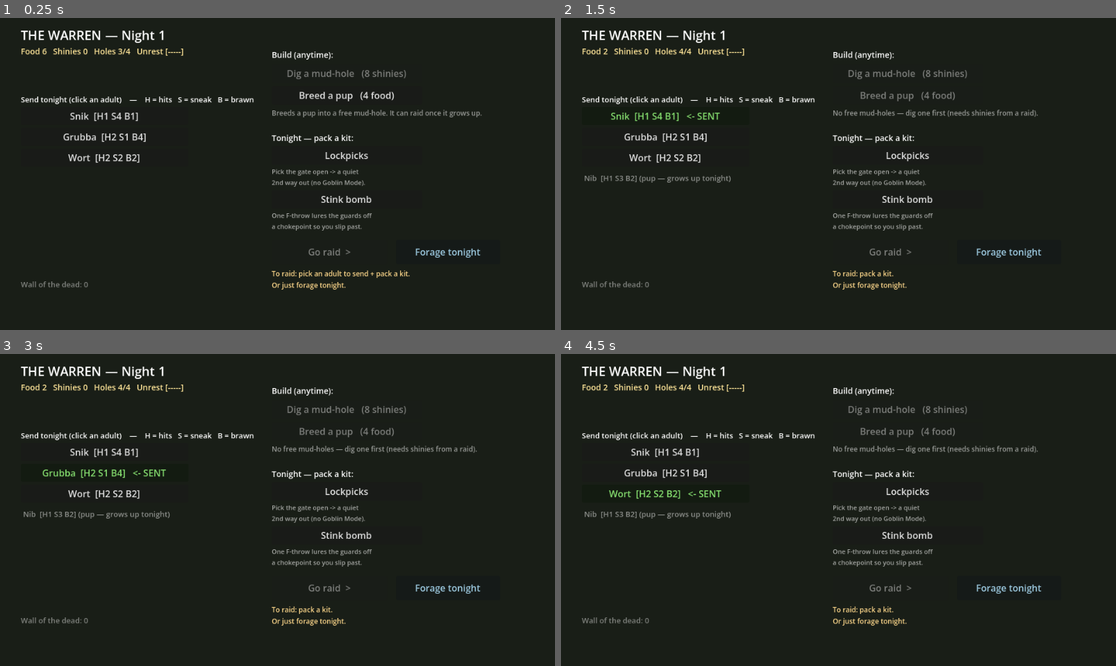
Above: before the commit, frames 1-4 (two rows, left to right).
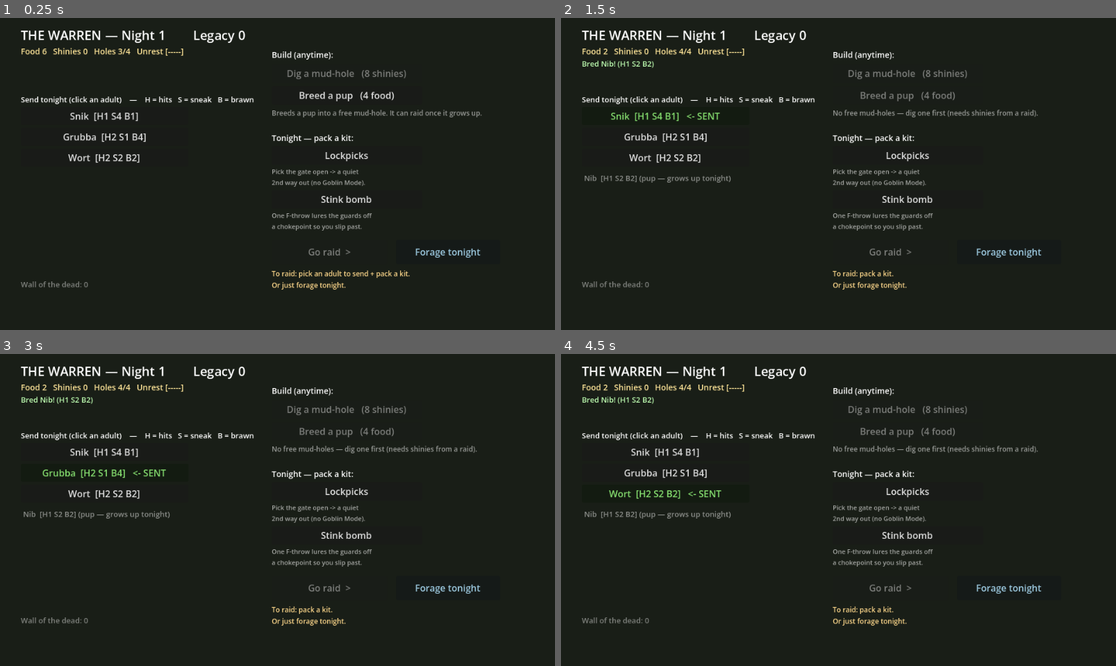
Above: after the commit, the same moments.

Repository: steverowley/goblin-mode
Game: Godot game, scene res://scenes/main.tscn
Two runs of this game, one before a commit and one after it. Both use one fixed random seed, a clock stepped at 60 frames per second and the inputs below.
Inputs:
- Up to frame 1 (0.25 s): no input
- Up to frame 2 (1.5 s): click "Breed a pup (4 food)" at 0.5 s; click "Snik [H1 S4 B1]" at 1.25 s
- Up to frame 3 (3 s): click "Snik [H1 S4 B1] <- SENT" at 2 s; click "Grubba [H2 S1 B4]" at 2.75 s
- Up to frame 4 (4.5 s): click "Grubba [H2 S1 B4] <- SENT" at 3.5 s; click "Wort [H2 S2 B2]" at 4.25 s

The runs differ from the first frame. In frame 1, 0.2% of the frame differs, in the area x 34-45%, y 4-9%; in frame 2, 0.3%, in the area x 3-45%, y 4-53%; in frame 3, 0.3%; in frame 4, 0.3%.

Commit message:
feat: barebones complete vertical slice — genetics, meta, collapse, save (#22)
* feat(warren): breeding genetics — pups inherit a blend + rare mutation

Bite 2b. Breeding is no longer random:
- A pup inherits a BLEND of your two STRONGEST adults' stats (averaged + small
  jitter, clamped) — so a strong bloodline propagates.
- A rare MUTATION (14%) throws one stat to a wild value; mutant pups are flagged
  and marked in the Den.
- A conceive chance (80%) — the pair don't always take (the attempt still costs
  food), so breeding is a gamble.

Verified headless: over 400 breeds, conceive fails + mutations occur at expected
rates, and non-mutant pups never inherit below the strong blend.

Refs #11

* feat(warren): meta-progression — a bloodline Legacy that scales recruits

Bite 2c. A persistent Legacy renown (legacy += 1 per successful raid), shown in
the Den title. Fresh recruits (the free anti-softlock runt + strays that wander
in) now roll _recruit_stats = random + a legacy-scaled bonus (+1 at legacy 8, +2
at 16), so recruits arrive tougher as renown grows. Bred pups keep using genetics.
This is the value that will survive a run-end (Bite 3 collapse).

Verified headless: legacy rises per win; legacy-16 recruits never roll below the
+2 floor; legacy-0 recruits can still roll low (no bonus leak).

Refs #11

* feat(warren): collapse + run-restart — the roguelike run-end (Bite 3)

Sustained inability to pay upkeep collapses the warren: after COLLAPSE_NIGHTS (3)
consecutive broke nights, start_new_run() ends the run — the LEGACY carries
forward (+2 renown for the fallen warren) and the wall of the dead is kept, but
the warren resets to a fresh, legacy-boosted gang. The Den shows a loud red
"Warren COLLAPSED — risen anew" banner the morning after. Paying upkeep resets
the collapse countdown (recoverable).

Realises the user's decision-K reinterpretation: no PERMANENT game-over — a run
can fall, but you never lose the meta.

Verified headless: 3 broke nights collapse the warren; the gang resets to 3,
legacy carries + bumps, the wall of the dead persists, unrest resets; paying
upkeep resets the countdown; the collapse banner fits the Den.

Refs #12

* feat(core): save/load — autosave + resume the warren (issue #10)

GameState is serializable-only by design, so a save is a straight JSON dump
(versioned via schema_version for future migration). Autosaves at the night
transition, on a run-restart, and on day actions (dig/breed); loads on startup
(load_game else new_game). Save writes are skipped under --headless so tests
can't clobber a real save. JSON's int->float is coerced back on the goblin numerics.

Verified headless: a full JSON + file round-trip restores legacy/roster/resources/
fallen/scalars; goblin ids and stats come back as ints; a mismatched
schema_version is rejected (falls back to a new game).

Closes #10

Diff:
--- a/scripts/game_state.gd
+++ b/scripts/game_state.gd
@@ -8,6 +8,7 @@
 ## to JSON, it does not belong in here.
 
 const SCHEMA_VERSION := 1
+const SAVE_PATH := "user://goblin_save.json"
 
 ## The morning loadout the Recruitment Den writes (issue #8): the one kit the
 ## player packs for tonight's raid, which the raid reads to change HOW it plays.
@@ -31,12 +32,15 @@
 ## early raids reward stealth — combat-readiness comes from gear/meta later.
 const STAT_MIN := 1
 const STAT_MAX := 4
+const CONCEIVE_CHANCE := 80      # % chance a breeding actually produces a pup
+const MUTATION_CHANCE := 14      # % chance a bred pup mutates one stat to a wild value
 
 ## Warren upkeep + nightly events (#12 economy + Bite-3 stakes groundwork). Each
 ## night gold pays upkeep per living goblin; a shortfall breeds UNREST, and at the
 ## cap a goblin deserts. (The full run-end collapse waits for meta-progression.)
 const UPKEEP_PER_GOBLIN := 2
 const UNREST_MAX := 5
+const COLLAPSE_NIGHTS := 3       # consecutive nights at MAX unrest before the warren collapses (run ends)
 
 var schema_version := SCHEMA_VERSION
 var roster: Array = []              # every goblin ever (alive flag marks the living), each a Dictionary
@@ -53,6 +57,9 @@
 var unrest := 0                     # 0..UNREST_MAX; rises when upkeep goes unpaid
 var night_event := ""               # the random thing that happened in the warren overnight
 var upkeep_note := ""               # last night's upkeep summary (shown in the Den)
+var legacy := 0                     # bloodline renown (meta-progression); recruits scale with it
+var collapse_pressure := 0         # consecutive nights at MAX unrest
+var just_collapsed := false        # set the morning a warren falls and rises anew (Bite 3)
 
 var _next_id := 0                   # hands out stable unique goblin ids
 var _pup_n := 0                     # rolls through the pup-name pool
@@ -60,7 +67,8 @@
 const _PUP_NAMES := ["Nib", "Squig", "Gob", "Razza", "Mogg", "Krick", "Dribble", "Snot", "Wretch", "Fang"]
 
 func _ready() -> void:
-	new_game()
+	if not load_game():
+		new_game()
 
 ## Seed a fresh game. (Persisting + loading this — with versioned migration — is
 ## issue #10; for now every launch starts a clean warren.)
@@ -86,6 +94,92 @@
 	unrest = 0
 	night_event = ""
 	upkeep_note = ""
+	legacy = 0
+	collapse_pressure = 0
+	just_collapsed = false
+
+# --- Save / load (issue #10). GameState is serializable-only by design, so this
+# is a straight JSON dump, versioned for future migration. ----------------------
+
+func _save_dict() -> Dictionary:
+	return {
+		"schema_version": SCHEMA_VERSION,
+		"roster": roster, "resources": resources, "unlocks": unlocks,
+		"chosen_target": chosen_target, "loadout": loadout, "huts": huts, "night": night,
+		"sent_id": sent_id, "fallen": fallen, "last_raid": last_raid, "last_event": last_event,
+		"unrest": unrest, "night_event": night_event, "upkeep_note": upkeep_note,
+		"legacy": legacy, "collapse_pressure": collapse_pressure,
+		"next_id": _next_id, "pup_n": _pup_n,
+	}
+
+func _apply_dict(data: Dictionary) -> bool:
+	if int(data.get("schema_version", -1)) != SCHEMA_VERSION:
+		return false   # incompatible save -> caller starts a new game
+	# Reject a structurally-broken save cleanly, rather than leaning on engine error
+	# recovery when a present-but-wrong-type field would throw on the typed assigns below.
+	if typeof(data.get("roster", [])) != TYPE_ARRAY:
+		return false
+	if typeof(data.get("resources", {})) != TYPE_DICTIONARY:
+		return false
+	if typeof(data.get("fallen", [])) != TYPE_ARRAY:
+		return false
+	if typeof(data.get("unlocks", [])) != TYPE_ARRAY:
+		return false
+	if typeof(data.get("chosen_target", {})) != TYPE_DICTIONARY:
+		return false
+	if typeof(data.get("last_raid", {})) != TYPE_DICTIONARY:
+		return false
+	roster = data.get("roster", [])
+	resources = data.get("resources", {"shinies": 0, "food": START_FOOD})
+	unlocks = data.get("unlocks", [])
+	chosen_target = data.get("chosen_target", {})
+	loadout = String(data.get("loadout", ""))
+	huts = int(data.get("huts", START_HUTS))
+	night = int(data.get("night", 1))
+	sent_id = int(data.get("sent_id", -1))
+	fallen = data.get("fallen", [])
+	last_raid = data.get("last_raid", {})
+	last_event = String(data.get("last_event", ""))
+	unrest = int(data.get("unrest", 0))
+	night_event = String(data.get("night_event", ""))
+	upkeep_note = String(data.get("upkeep_note", ""))
+	legacy = int(data.get("legacy", 0))
+	collapse_pressure = int(data.get("collapse_pressure", 0))
+	_next_id = int(data.get("next_id", roster.size()))
+	_pup_n = int(data.get("pup_n", 0))
+	just_collapsed = false
+	# JSON turns every number into a float — coerce the goblins' ints back.
+	for g in roster:
+		g.id = int(g.get("id", 0))
+		g.best = int(g.get("best", 0))
+		var s: Dictionary = g.get("stats", {})
+		for k in s.keys():
+			s[k] = int(s[k])
+	return true
+
+## Autosave the warren to disk. Skipped under --headless so tests don't clobber a
+## real save.
+func save_game() -> void:
+	if DisplayServer.get_name() == "headless":
+		return
+	var f := FileAccess.open(SAVE_PATH, FileAccess.WRITE)
+	if f != null:
+		f.store_string(JSON.stringify(_save_dict()))
+		f.close()
+
+## Load a saved warren. False (state untouched) if there's no save, it's
+## unreadable, or the schema version mismatches — caller then starts a new game.
+func load_game() -> bool:
+	if not FileAccess.file_exists(SAVE_PATH):
+		return false
+	var f := FileAccess.open(SAVE_PATH, FileAccess.READ)
+	if f == null:
+		return false
+	var data = JSON.parse_string(f.get_as_text())
+	f.close()
+	if typeof(data) != TYPE_DICTIONARY:
+		return false
+	return _apply_dict(data)
 
 func _make_goblin(gname: String, stage: String, stats: Dictionary) -> Dictionary:
 	var g := {"id": _next_id, "name": gname, "stage": stage, "alive": true, "best": 0, "stats": stats}
@@ -96,6 +190,19 @@
 ## low for now; genetics (Bite 2b) will replace this with parent inheritance.
 func _random_stats() -> Dictionary:
 	return {"health": randi_range(1, 2), "sneak": randi_range(STAT_MIN, STAT_MAX), "brawn": randi_range(STAT_MIN, STAT_MAX)}
+
+## A fresh recruit's stats (free runt / a stray that joins): random PLUS the
+## warren's accumulated META bonus — so as your legacy grows, recruits arrive
+## tougher (bred pups use genetics instead). This is what carries across a run.
+func _recruit_stats() -> Dictionary:
+	var b := _legacy_bonus()
+	var s := _random_stats()
+	for k in s.keys():
+		s[k] = clampi(int(s[k]) + b, STAT_MIN, STAT_MAX)
+	return s
+
+func _legacy_bonus() -> int:
+	return clampi(legacy / 8, 0, 2)
 
 # --- Queries --------------------------------------------------------------
 
@@ -141,8 +248,56 @@
 	if not can_breed():
 		return false
 	resources.food -= BREED_FOOD
-	roster.append(_make_goblin(_pup_name(), STAGE_PUP, _random_stats()))
+	# The pair don't always take (the attempt still costs food).
+	if randi() % 100 >= CONCEIVE_CHANCE:
+		last_event = "The breeding pair didn't take this time."
+		return false
+	# Genetics: the pup inherits a BLEND of the two best adults' stats, with a rare
+	# mutation throwing one stat wild.
+	var stats := _breed_stats()
+	var mutated := false
+	if randi() % 100 < MUTATION_CHANCE:
+		mutated = true
+		var keys := ["health", "sneak", "brawn"]
+		var k: String = keys[randi() % keys.size()]
+		stats[k] = randi_range(STAT_MIN, STAT_MAX)
+	var pup := _make_goblin(_pup_name(), STAGE_PUP, stats)
+	pup["mutant"] = mutated
+	roster.append(pup)
+	last_event = "Bred %s! (H%d S%d B%d)%s" % [pup.name, stats.health, stats.sneak, stats.brawn, "  — a MUTATION!" if mutated else ""]
 	return true
+
+## A pup's inherited stats: a blend of the two STRONGEST adults' (your bloodline),
+## with small jitter. Falls back to random stats if there aren't two to breed from.
+func _breed_stats() -> Dictionary:
+	var ad := adults()
+	if ad.size() < 2:
+		return _recruit_stats()
+	var best: Dictionary = ad[0]
+	var second: Dictionary = ad[1]
+	if _stat_sum(second) > _stat_sum(best):
+		var t := best; best = second; second = t
+	for i in range(2, ad.size()):
+		var g: Dictionary = ad[i]
+		if _stat_sum(g) > _stat_sum(best):
+			second = best
+			best = g
+		elif _stat_sum(g) > _stat_sum(second):
+			second = g
+	return _inherit(best, second)
+
+func _stat_sum(g: Dictionary) -> int:
+	var s: Dictionary = g.get("stats", {})
+	return int(s.get("health", 0)) + int(s.get("sneak", 0)) + int(s.get("brawn", 0))
+
+func _inherit(a: Dictionary, b: Dictionary) -> Dictionary:
+	var sa: Dictionary = a.get("stats", {})
+	var sb: Dictionary = b.get("stats", {})
+	var out := {}
+	for k in ["health", "sneak", "brawn"]:
+		var avg := (int(sa.get(k, 2)) + int(sb.get(k, 2))) / 2.0
+		out[k] = clampi(int(round(avg + randf_range(-0.6, 0.6))), STAT_MIN, STAT_MAX)
+	return out
 
 func set_sent(id: int) -> void:
 	sent_id = id
@@ -184,6 +339,7 @@
 		var loot := int(result.get("loot", 0))
 		resources.shinies += loot
 		resources.food += RAID_FOOD                 # robbed a farm -> grub for the warren
+		legacy += 1                                 # the bloodline's renown grows with every score
 		if not g.is_empty():
 			g.best = maxi(int(g.best), loot)
 		last_event = "%s legged it: +%d shinies, +%d grub." % [who, loot, RAID_FOOD]
@@ -202,6 +358,7 @@
 ## dead, a free runt wanders in.
 func advance_night() -> void:
 	night += 1
+	just_collapsed = false
 	# Pups grow up.
 	for g in roster:
 		if g.alive and g.stage == STAGE_PUP:
@@ -213,10 +370,16 @@
 	if have < cost:
 		unrest = mini(UNREST_MAX, unrest + 1)
 		upkeep_note = "Upkeep %d shinies — couldn't pay it! Unrest rising." % cost
+		collapse_pressure += 1
 	else:
 		if unrest > 0:
 			unrest = maxi(0, unrest - 1)
 		upkeep_note = "Upkeep paid: -%d shinies." % cost
+		collapse_pressure = 0
+	# Too many nights unable to pay upkeep -> the warren collapses (run-end; meta carries on).
+	if collapse_pressure >= COLLAPSE_NIGHTS:
+		start_new_run()
+		return
 	# One thing happens overnight: a desertion if the warren's boiling over, else a
 	# random warren event. Mutually exclusive — you never lose two goblins in a night.
 	if unrest >= UNREST_MAX and living().size() > 1:
@@ -225,7 +388,35 @@
 		night_event = _roll_night_event()
 	# Anti-softlock backstop: never fully wiped out.
 	if living().is_empty():
-		roster.append(_make_goblin(_pup_name(), STAGE_ADULT, _random_stats()))
+		roster.append(_make_goblin(_pup_name(), STAGE_ADULT, _recruit_stats()))
+	save_game()
+
+## The warren has fallen (sustained unrest). A roguelike run-end: the LEGACY carries
+## forward (+ a bump for the fallen warren's renown) and the wall of the dead is
+## kept, but the warren itself resets — a fresh, legacy-boosted gang rises to try
+## again. (The full run-end collapse the user chose; needs no extra "keep" plumbing
+## because GameState already separates legacy/fallen from the warren state.)
+func start_new_run() -> void:
+	legacy += 2                      # the fallen warren's renown carries forward
+	_next_id = 0
+	_pup_n = 0
+	roster = [
+		_make_goblin("Snik", STAGE_ADULT, _recruit_stats()),
+		_make_goblin("Grubba", STAGE_ADULT, _recruit_stats()),
+		_make_goblin("Wort", STAGE_ADULT, _recruit_stats()),
+	]
+	resources = {"shinies": 0, "food": START_FOOD}
+	huts = START_HUTS
+	night = 1
+	unrest = 0
+	collapse_pressure = 0
+	sent_id = -1
+	loadout = ""
+	last_event = ""
+	upkeep_note = ""
+	just_collapsed = true
+	night_event = "Warren COLLAPSED — risen anew. Legacy %d carries on." % legacy
+	save_game()
 
 ## One random overnight happening, applied + described (shown in the Den next
 ## morning). Greybox flavour with light economy nudges.
@@ -241,7 +432,7 @@
 		return "A good night's foraging out back — +%d food." % n
 	elif r < 40:
 		if living().size() < huts:
-			roster.append(_make_goblin(_pup_name(), STAGE_ADULT, _random_stats()))
+			roster.append(_make_goblin(_pup_name(), STAGE_ADULT, _recruit_stats()))
 			return "A stray goblin wandered in an' stayed."
 		return "A stray sniffed about but found no free hole."
 	elif r < 56:
--- a/scripts/warren.gd
+++ b/scripts/warren.gd
@@ -45,7 +45,7 @@
 	bg.mouse_filter = Control.MOUSE_FILTER_IGNORE
 	add_child(bg)
 
-	_lbl("THE WARREN — Night %d" % GameState.night, Vector2(36, 14), 22)
+	_lbl("THE WARREN — Night %d        Legacy %d" % [GameState.night, GameState.legacy], Vector2(36, 14), 22)
 	_lbl("Food %d   Shinies %d   Holes %d/%d   Unrest [%s%s]" % [
 		int(GameState.resources.get("food", 0)), int(GameState.resources.get("shinies", 0)),
 		GameState.living().size(), GameState.huts,
@@ -58,7 +58,10 @@
 	if GameState.upkeep_note != "":
 		_lbl(GameState.upkeep_note, Vector2(36, 88), 13, Color(1.0, 0.75, 0.4))
 	if GameState.night_event != "":
-		_lbl(GameState.night_event, Vector2(36, 106), 14, Color(0.55, 0.9, 1.0))
+		if GameState.just_collapsed:
+			_lbl(GameState.night_event, Vector2(36, 105), 15, Color(1.0, 0.45, 0.35))
+		else:
+			_lbl(GameState.night_event, Vector2(36, 106), 14, Color(0.55, 0.9, 1.0))
 
 	_build_roster()
 	_build_actions()
@@ -84,7 +87,8 @@
 				_on_pick_sent.bind(g.id), false,
 				Color(0.6, 1.0, 0.5) if sent else Color.WHITE)
 		else:
-			_lbl("%s  [%s] (pup — grows up tonight)" % [g.name, _stat_str(g)], Vector2(40, ry + 6), 13, Color(1, 1, 1, 0.5))
+			var mtag: String = "  *MUTANT*" if g.get("mutant", false) else ""
+			_lbl("%s  [%s] (pup — grows up tonight)%s" % [g.name, _stat_str(g), mtag], Vector2(40, ry + 6), 13, Color(1, 0.9, 0.6) if mtag != "" else Color(1, 1, 1, 0.5))
 		ry += 36
 
 	# Wall of the dead — anchored to a fixed lower-left spot, independent of roster size.
@@ -127,10 +131,12 @@
 
 func _on_dig() -> void:
 	GameState.dig_hut()
+	GameState.save_game()
 	_build.call_deferred()
 
 func _on_breed() -> void:
 	GameState.breed_pup()
+	GameState.save_game()
 	_build.call_deferred()
 
 func _on_pick_sent(id: int) -> void:
